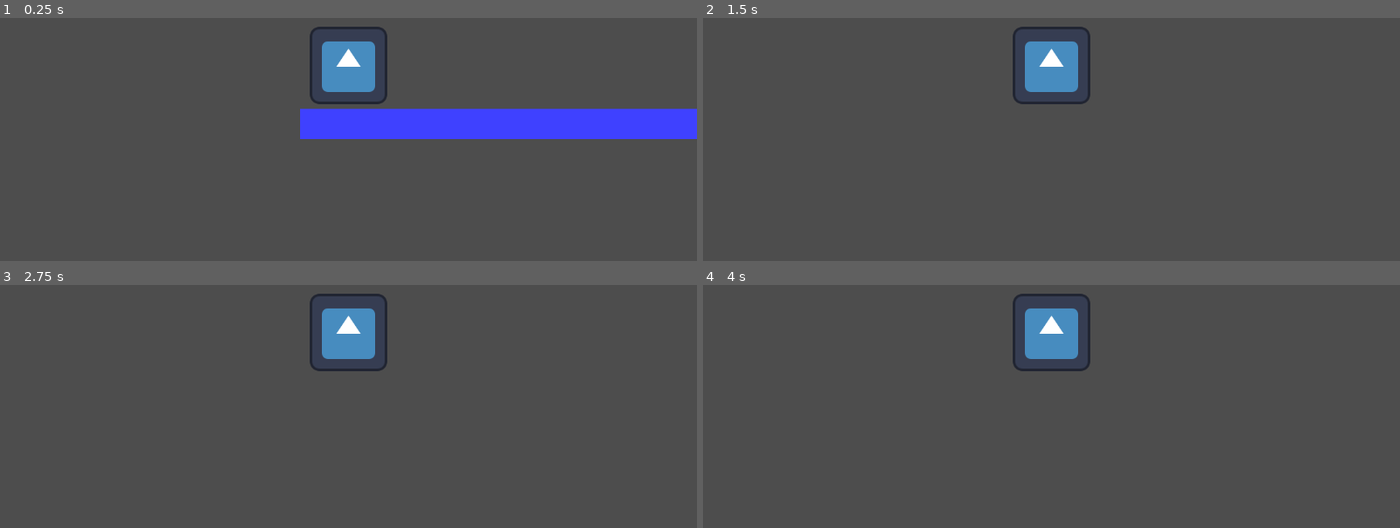
Above: before the commit, frames 1-4 (two rows, left to right).
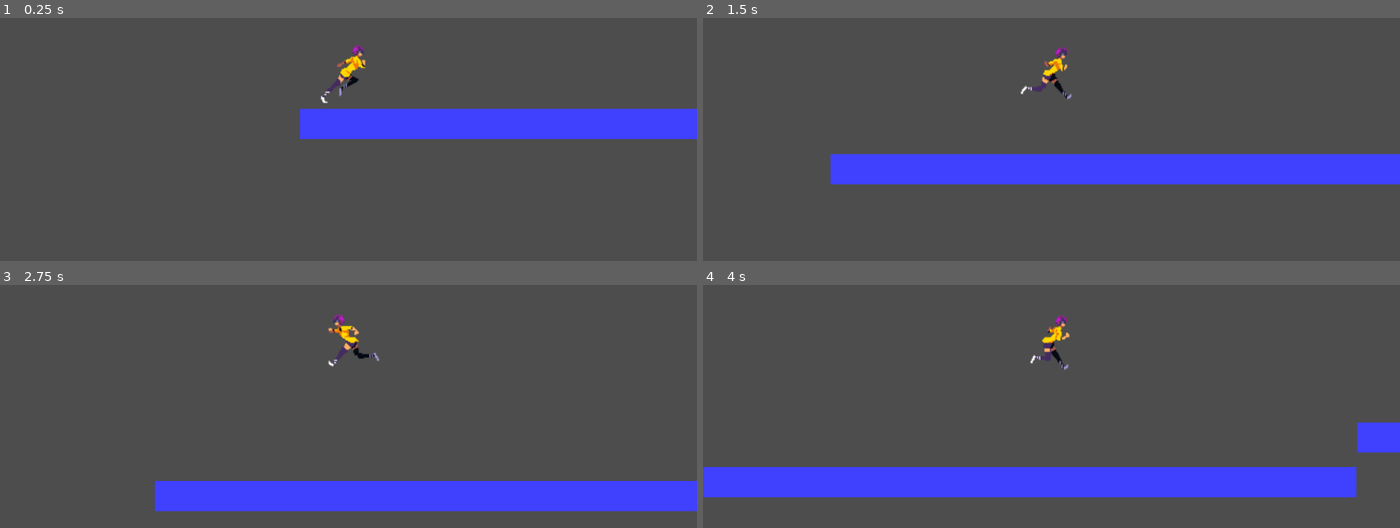
Above: after the commit, the same moments.

Repository: dj95/ggj-2026
Game: Godot game, scene res://scenes/level_1.tscn
Two runs of this game, one before a commit and one after it. Both use one fixed random seed, a clock stepped at 60 frames per second and the inputs below. Before the commit the project starts from res://level_1.tscn. The engine's default icon, where the game draws it, is replaced by a stand-in: a white triangle on a blue panel in a dark square.
Inputs:
- Up to frame 1 (0.25 s): no input
- Up to frame 2 (1.5 s): tap Enter at 0.5 s; hold D (move_right) from 0.53 s (still down); tap Space (jump) at 0.6, 0.77, 1.07, 1.35 s
- Up to frame 3 (2.75 s): tap Space (jump) at 1.52, 1.82, 2.1 s; release D (move_right) at 2.03 s; hold A (move_left) from 2.03 s (still down)
- Up to frame 4 (4 s): release A (move_left) at 2.78 s; hold D (move_right) from 2.78 s (still down); tap Space (jump) at 2.85, 3.02, 3.32, 3.6, 3.77 s

The runs differ from the first frame. In frame 1, 2.1% of the frame differs, in the area x 44-56%, y 3-36%; in frame 2, 12%; in frame 3, 12%; in frame 4, 15%, in the area x 0-100%, y 3-88%.

Commit message:
feat(player): animation + double jump

Diff:
--- /dev/null
+++ b/entities/player.tscn
@@ -0,0 +1,67 @@
+[gd_scene format=3 uid="uid://3vqeypmxh3su"]
+
+[ext_resource type="Texture2D" uid="uid://brghiiw2e8ian" path="res://icon.svg" id="1_4flbx"]
+[ext_resource type="Script" uid="uid://bkbae1cqciv3f" path="res://scripts/player.gd" id="1_onrkg"]
+[ext_resource type="Texture2D" uid="uid://bgc5lmphlhf45" path="res://assets/2d_sprite_animation_assets/run_animation/run-1.png" id="3_tjdhl"]
+[ext_resource type="Texture2D" uid="uid://bvx3wlacwe48w" path="res://assets/2d_sprite_animation_assets/run_animation/run-2.png" id="4_x08pd"]
+[ext_resource type="Texture2D" uid="uid://b521xg07y7rou" path="res://assets/2d_sprite_animation_assets/run_animation/run-3.png" id="5_dchgp"]
+[ext_resource type="Texture2D" uid="uid://cse84xoky2jw5" path="res://assets/2d_sprite_animation_assets/run_animation/run-4.png" id="6_kdgjc"]
+[ext_resource type="Texture2D" uid="uid://f78dx4or41wx" path="res://assets/2d_sprite_animation_assets/run_animation/run-5.png" id="7_q0i8f"]
+[ext_resource type="Texture2D" uid="uid://b6a0ad2p3wcoy" path="res://assets/2d_sprite_animation_assets/run_animation/run-6.png" id="8_0i614"]
+[ext_resource type="Texture2D" uid="uid://btio6fihe352g" path="res://assets/2d_sprite_animation_assets/run_animation/run-7.png" id="9_oprnr"]
+[ext_resource type="Texture2D" uid="uid://b6a6i1p8j8tfo" path="res://assets/2d_sprite_animation_assets/run_animation/run-8.png" id="10_8rie4"]
+
+[sub_resource type="RectangleShape2D" id="RectangleShape2D_onrkg"]
+size = Vector2(88, 126)
+
+[sub_resource type="SpriteFrames" id="SpriteFrames_dp3pk"]
+animations = [{
+"frames": [{
+"duration": 1.0,
+"texture": ExtResource("3_tjdhl")
+}, {
+"duration": 1.0,
+"texture": ExtResource("4_x08pd")
+}, {
+"duration": 1.0,
+"texture": ExtResource("5_dchgp")
+}, {
+"duration": 1.0,
+"texture": ExtResource("6_kdgjc")
+}, {
+"duration": 1.0,
+"texture": ExtResource("7_q0i8f")
+}, {
+"duration": 1.0,
+"texture": ExtResource("8_0i614")
+}, {
+"duration": 1.0,
+"texture": ExtResource("9_oprnr")
+}, {
+"duration": 1.0,
+"texture": ExtResource("10_8rie4")
+}],
+"loop": true,
+"name": &"run",
+"speed": 10.0
+}]
+
+[node name="Player" type="CharacterBody2D" unique_id=553831703]
+script = ExtResource("1_onrkg")
+
+[node name="CollisionShape2D" type="CollisionShape2D" parent="." unique_id=966831861]
+position = Vector2(-9, 0)
+shape = SubResource("RectangleShape2D_onrkg")
+
+[node name="Sprite2D" type="Sprite2D" parent="." unique_id=534086194]
+visible = false
+texture = ExtResource("1_4flbx")
+
+[node name="Camera2D" type="Camera2D" parent="." unique_id=1629060643]
+
+[node name="PlayerRunAnimation" type="AnimatedSprite2D" parent="." unique_id=1523642984]
+position = Vector2(-1.66893e-06, -0.49999905)
+scale = Vector2(1.7746478, 1.8656715)
+sprite_frames = SubResource("SpriteFrames_dp3pk")
+animation = &"run"
+frame_progress = 0.6809384
--- a/level_1.tscn
+++ /dev/null
@@ -1,24 +0,0 @@
-[gd_scene format=3 uid="uid://c567bx1lextou"]
-
-[ext_resource type="PackedScene" uid="uid://3vqeypmxh3su" path="res://player.tscn" id="1_3hls8"]
-[ext_resource type="PackedScene" uid="uid://dj1d0butyyf21" path="res://floor.tscn" id="2_hbghi"]
-
-[node name="level_1" type="Node2D" unique_id=2001331831]
-
-[node name="Player" parent="." unique_id=539628790 instance=ExtResource("1_3hls8")]
-position = Vector2(78, 557)
-
-[node name="floor" parent="." unique_id=1049295274 instance=ExtResource("2_hbghi")]
-position = Vector2(1, 624)
-
-[node name="StaticBody2D" parent="." unique_id=1527918553 instance=ExtResource("2_hbghi")]
-position = Vector2(1168.13, 550)
-scale = Vector2(0.2, 1)
-
-[node name="StaticBody2D2" parent="." unique_id=65798086 instance=ExtResource("2_hbghi")]
-position = Vector2(1413, 483)
-scale = Vector2(0.2, 1)
-
-[node name="StaticBody2D3" parent="." unique_id=1538930884 instance=ExtResource("2_hbghi")]
-position = Vector2(1666, 418)
-scale = Vector2(0.2, 1)
--- a/player.gd
+++ /dev/null
@@ -1,19 +0,0 @@
-extends CharacterBody2D
-
-@export var speed = 300
-@export var gravity = 40
-@export var jump_force = 800
-
-func _physics_process(delta):
-
-	if !is_on_floor():
-		velocity.y += gravity
-		if velocity.y > 1000:
-			velocity.y = 1000
-
-	if Input.is_action_just_pressed("jump"):
-		velocity.y = -jump_force
-
-	var horizontal_direction = Input.get_axis("move_left", "move_right")
-	velocity.x = speed * horizontal_direction
-	move_and_slide()
--- a/player.tscn
+++ /dev/null
@@ -1,19 +0,0 @@
-[gd_scene format=3 uid="uid://3vqeypmxh3su"]
-
-[ext_resource type="Texture2D" uid="uid://brghiiw2e8ian" path="res://icon.svg" id="1_4flbx"]
-[ext_resource type="Script" uid="uid://bkbae1cqciv3f" path="res://player.gd" id="1_onrkg"]
-
-[sub_resource type="RectangleShape2D" id="RectangleShape2D_onrkg"]
-size = Vector2(125, 126)
-
-[node name="Player" type="CharacterBody2D" unique_id=553831703]
-script = ExtResource("1_onrkg")
-
-[node name="CollisionShape2D" type="CollisionShape2D" parent="." unique_id=966831861]
-position = Vector2(0.5, 0)
-shape = SubResource("RectangleShape2D_onrkg")
-
-[node name="Sprite2D" type="Sprite2D" parent="." unique_id=534086194]
-texture = ExtResource("1_4flbx")
-
-[node name="Camera2D" type="Camera2D" parent="." unique_id=1629060643]
--- a/project.godot
+++ b/project.godot
@@ -17,6 +17,25 @@
 
 [input]
 
+left={
+"deadzone": 0.2,
+"events": [Object(InputEventKey,"resource_local_to_scene":false,"resource_name":"","device":0,"window_id":0,"alt_pressed":false,"shift_pressed":false,"ctrl_pressed":false,"meta_pressed":false,"pressed":false,"keycode":0,"physical_keycode":65,"key_label":0,"unicode":0,"location":0,"echo":false,"script":null)
+, Object(InputEventJoypadButton,"resource_local_to_scene":false,"resource_name":"","device":-1,"button_index":13,"pressure":0.0,"pressed":false,"script":null)
+, Object(InputEventJoypadMotion,"resource_local_to_scene":false,"resource_name":"","device":-1,"axis":0,"axis_value":-1.0,"script":null)
+]
+}
+right={
+"deadzone": 0.2,
+"events": [Object(InputEventKey,"resource_local_to_scene":false,"resource_name":"","device":0,"window_id":0,"alt_pressed":false,"shift_pressed":false,"ctrl_pressed":false,"meta_pressed":false,"pressed":false,"keycode":0,"physical_keycode":68,"key_label":0,"unicode":0,"location":0,"echo":false,"script":null)
+, Object(InputEventJoypadButton,"resource_local_to_scene":false,"resource_name":"","device":-1,"button_index":14,"pressure":0.0,"pressed":false,"script":null)
+, Object(InputEventJoypadMotion,"resource_local_to_scene":false,"resource_name":"","device":-1,"axis":0,"axis_value":1.0,"script":null)
+]
+}
+jump={
+"deadzone": 0.2,
+"events": [Object(InputEventKey,"resource_local_to_scene":false,"resource_name":"","device":0,"window_id":0,"alt_pressed":false,"shift_pressed":false,"ctrl_pressed":false,"meta_pressed":false,"pressed":false,"keycode":0,"physical_keycode":32,"key_label":0,"unicode":0,"location":0,"echo":false,"script":null)
+]
+}
 move_left={
 "deadzone": 0.2,
 "events": [Object(InputEventKey,"resource_local_to_scene":false,"resource_name":"","device":0,"window_id":0,"alt_presse …(189 unchanged characters)…
@@ -31,11 +50,6 @@
 , Object(InputEventJoypadMotion,"resource_local_to_scene":false,"resource_name":"","device":-1,"axis":0,"axis_value":1.0,"script":null)
 ]
 }
-jump={
-"deadzone": 0.2,
-"events": [Object(InputEventKey,"resource_local_to_scene":false,"resource_name":"","device":0,"window_id":0,"alt_pressed":false,"shift_pressed":false,"ctrl_pressed":false,"meta_pressed":false,"pressed":false,"keycode":0,"physical_keycode":32,"key_label":0,"unicode":0,"location":0,"echo":false,"script":null)
-]
-}
 
 [physics]
 
--- /dev/null
+++ b/scenes/level_1.tscn
@@ -0,0 +1,24 @@
+[gd_scene format=3 uid="uid://c567bx1lextou"]
+
+[ext_resource type="PackedScene" uid="uid://3vqeypmxh3su" path="res://entities/player.tscn" id="1_bswci"]
+[ext_resource type="PackedScene" uid="uid://dj1d0butyyf21" path="res://entities/floor.tscn" id="2_rus8k"]
+
+[node name="level_1" type="Node2D" unique_id=2001331831]
+
+[node name="Player" parent="." unique_id=539628790 instance=ExtResource("1_bswci")]
+position = Vector2(78, 557)
+
+[node name="floor" parent="." unique_id=1049295274 instance=ExtResource("2_rus8k")]
+position = Vector2(1, 624)
+
+[node name="StaticBody2D" parent="." unique_id=1527918553 instance=ExtResource("2_rus8k")]
+position = Vector2(1168.13, 550)
+scale = Vector2(0.2, 1)
+
+[node name="StaticBody2D2" parent="." unique_id=65798086 instance=ExtResource("2_rus8k")]
+position = Vector2(1413, 483)
+scale = Vector2(0.2, 1)
+
+[node name="StaticBody2D3" parent="." unique_id=1538930884 instance=ExtResource("2_rus8k")]
+position = Vector2(1666, 418)
+scale = Vector2(0.2, 1)
--- /dev/null
+++ b/scripts/player.gd
@@ -0,0 +1,40 @@
+extends CharacterBody2D
+
+@export var speed = 300
+@export var gravity = 40
+@export var jump_force = 800
+var isInFirstJump = false
+
+@onready var _animated_sprite = $PlayerRunAnimation
+
+func _process(delta: float) -> void:
+	if Input.is_action_pressed("move_right"):
+		_animated_sprite.play("run")
+	elif Input.is_action_pressed("move_left"):
+		_animated_sprite.play("run")
+	else:
+		_animated_sprite.stop()
+
+func _physics_process(delta):
+	# gravity - pull me down
+	if !is_on_floor():
+		velocity.y += gravity
+		if velocity.y > 1000:
+			velocity.y = 1000
+
+	# jump
+	if Input.is_action_just_pressed("jump") && (is_on_floor() || isInFirstJump):
+		isInFirstJump = !isInFirstJump
+		velocity.y = -jump_force
+
+	# movement
+	var horizontal_direction = Input.get_axis("move_left", "move_right")
+	velocity.x = speed * horizontal_direction
+
+	# flip animation and charactor when walking left and right
+	if velocity.x < 0:
+		_animated_sprite.flip_h = true
+	else:
+		_animated_sprite.flip_h = false
+
+	move_and_slide()
Binary file added: assets/2d_sprite_animation_assets/run_animation/run-1.png
Not shown, added: assets/2d_sprite_animation_assets/run_animation/run-1.png.import
Binary file added: assets/2d_sprite_animation_assets/run_animation/run-2.png
Not shown, added: assets/2d_sprite_animation_assets/run_animation/run-2.png.import
Binary file added: assets/2d_sprite_animation_assets/run_animation/run-3.png
Not shown, added: assets/2d_sprite_animation_assets/run_animation/run-3.png.import
Binary file added: assets/2d_sprite_animation_assets/run_animation/run-4.png
Not shown, added: assets/2d_sprite_animation_assets/run_animation/run-4.png.import
Binary file added: assets/2d_sprite_animation_assets/run_animation/run-5.png
Not shown, added: assets/2d_sprite_animation_assets/run_animation/run-5.png.import
Binary file added: assets/2d_sprite_animation_assets/run_animation/run-6.png
Not shown, added: assets/2d_sprite_animation_assets/run_animation/run-6.png.import
(and 7 more such lines)
